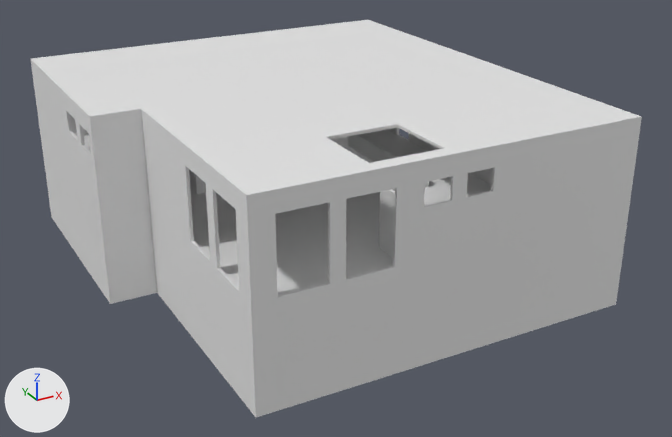
Two versions of the Blender file zm_instances/assets/units/pd2_mod_zombies/architecture/zom_dah_lobby/zom_dah_lobby.blend, one commit apart.
The view is the same before and after, from a 50 mm lens placed at (-20.4, -48.0, 29.1), pointed at (15.5, 17.2, -3.6). Lighting does not change. The marker at lower left points along +X, +Y and +Z. Materials are left out; every surface is plain grey.

Objects in the first picture: 'g_', 's_shadow'.
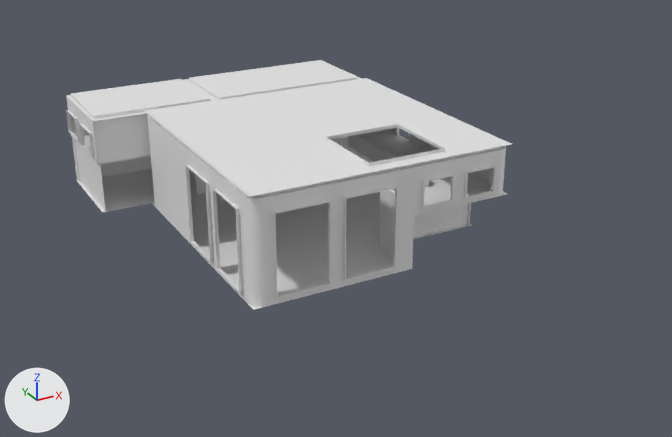
Pixel boxes (x1, y1, x2, y2) of what changed, in the pictures (672 x 437 px):
's_shadow', hidden: before (30, 20, 642, 417)
'g_', unchanged, uncovered by the edit: before (66, 110, 496, 299); after (66, 60, 511, 310)

Diff of the bpy script that builds the scene:
```diff
--- a/zm_instances/assets/units/pd2_mod_zombies/architecture/zom_dah_lobby/zom_dah_lobby.blend.py
+++ b/zm_instances/assets/units/pd2_mod_zombies/architecture/zom_dah_lobby/zom_dah_lobby.blend.py
@@ ob_s_shadow @@
 ob_s_shadow.location = (0.0, 0.0, 0.0)
+ob_s_shadow.hide_viewport = True
```
